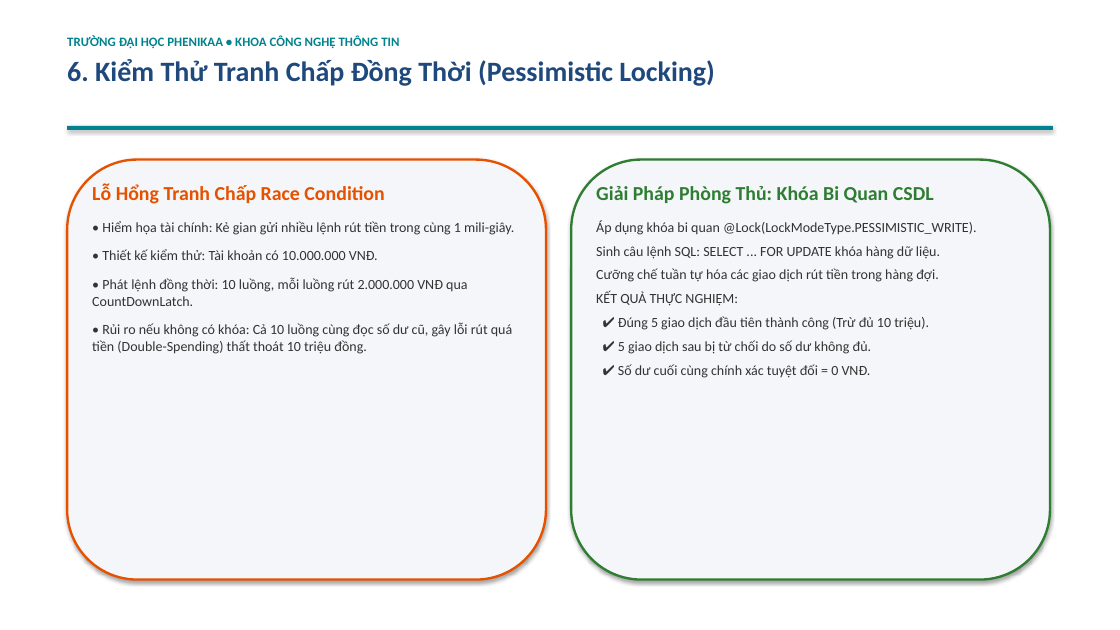
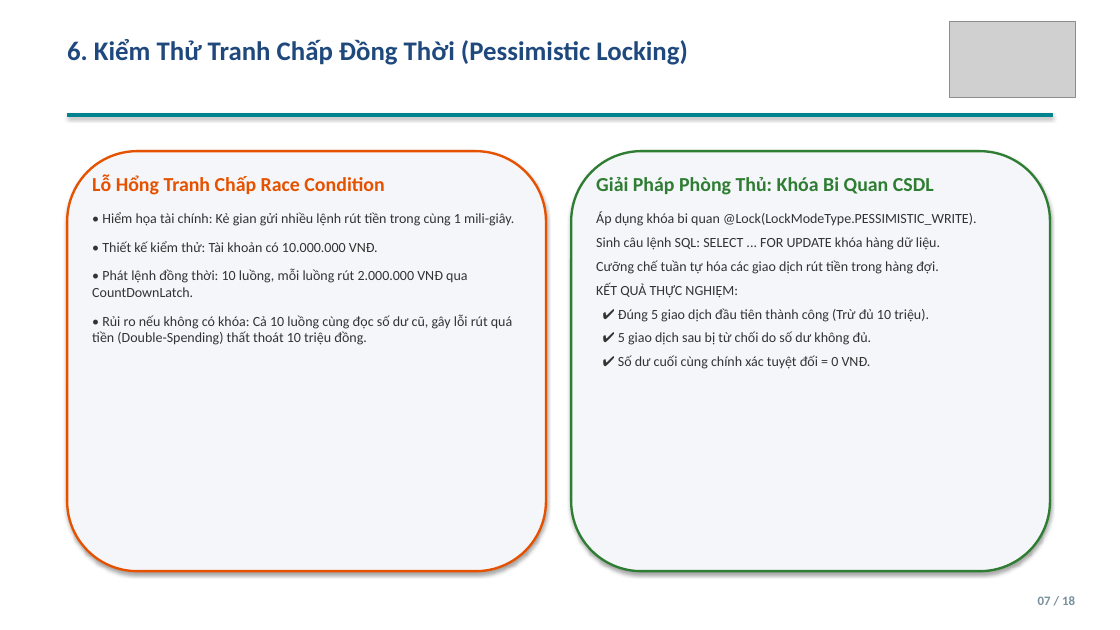
Before and after one commit to ngthanhs1/Kiemthu_MiniBank, a slide deck: slide 7 of docs/presentation/SLIDE_THUYET_TRINH_MINIBANK.pptx. Drawn at 1120x630 pixels with LibreOffice and Linux fonts; fonts in the diff are those of the drawing; grey boxes stand for pictures. Boxes give left, top, right and bottom in pixels: in the first picture for what was removed or moved away, otherwise in the second. Text is boxed around its words. In the diff, an @@ line names an element or a change of style, - is before the commit and + after.

```diff
--- a/docs/presentation/SLIDE_THUYET_TRINH_MINIBANK.pptx
+++ b/docs/presentation/SLIDE_THUYET_TRINH_MINIBANK.pptx
@@ picture added at box(949, 21, 1075, 97) @@
@@ text at box(67, 35, 399, 49): paragraph removed @@
-TRƯỜNG ĐẠI HỌC PHENIKAA • KHOA CÔNG NGHỆ THÔNG TIN
@@ text "6. Kiểm Thử Tranh Chấp ..." at box(67, 39, 688, 65): size 24 to 23 pt; less space between paragraphs @@
@@ rectangle: place and size @@
-rectangle at box(67, 126, 1053, 129)
+rectangle at box(67, 113, 1053, 117)
@@ 2 texts, 2 rounded rectangles: place and size @@
-2 texts, 2 rounded rectangles at box(67, 160, 1050, 580)
+2 texts, 2 rounded rectangles at box(67, 151, 1050, 571)
@@ text added at box(1038, 596, 1075, 605), 11 pt, text #78909C, bold @@
+07 / 18
```
Also in this commit, not shown: 16 other slides changed, 1 slide added, 13 other files.
